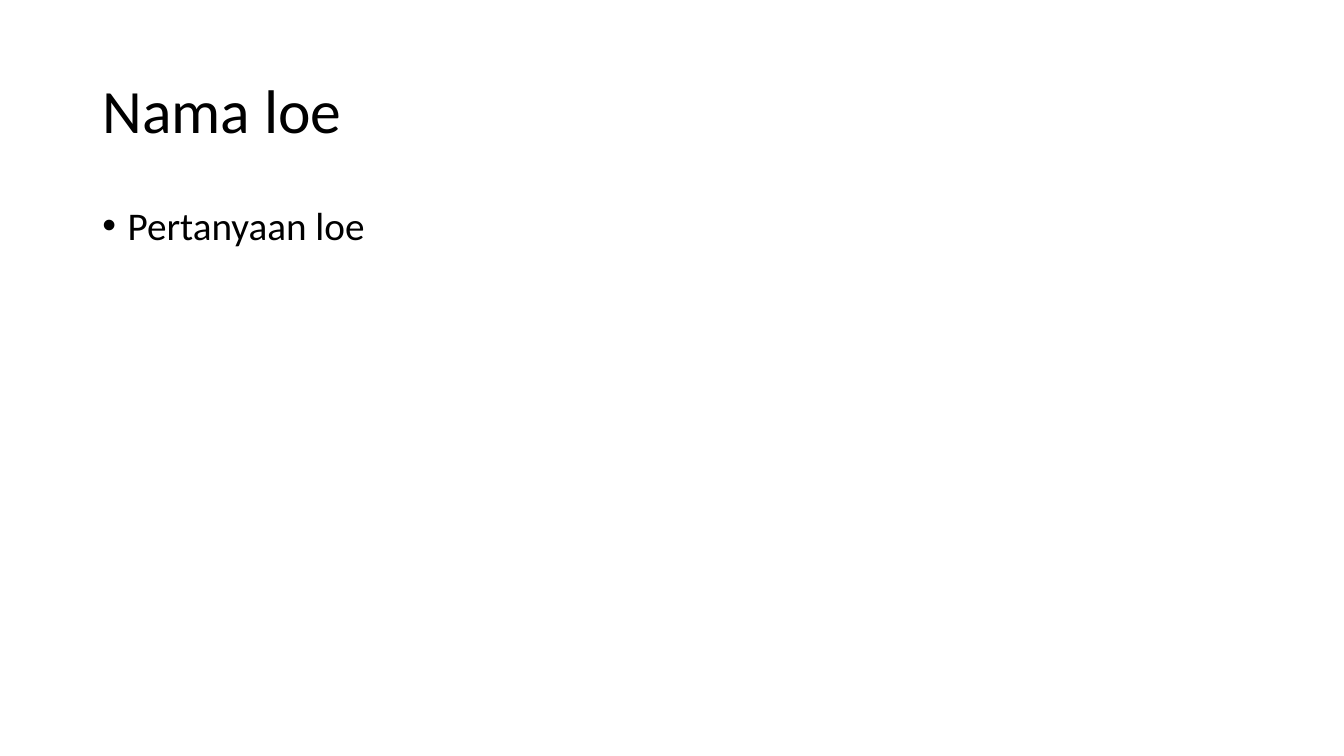
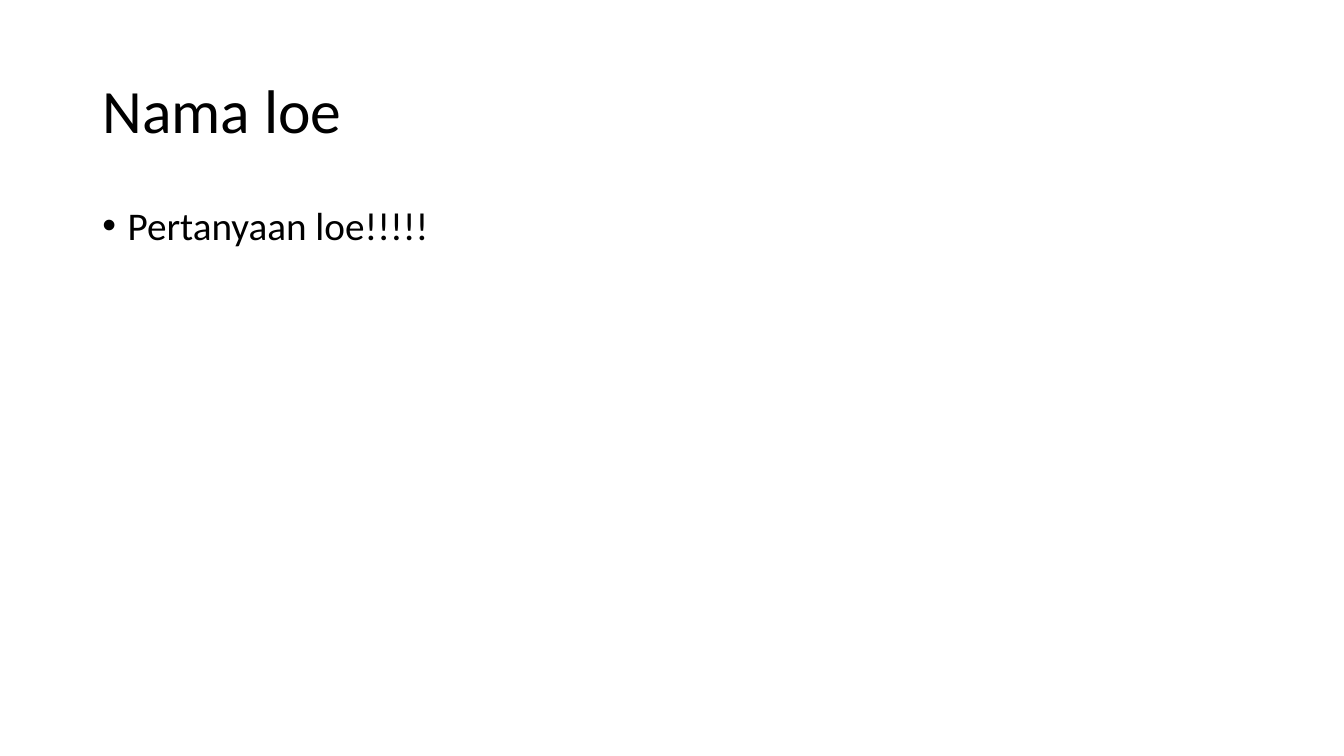
Before and after one commit to alfredhandoko/Tugas1PopinGameskoAG, a slide deck: slide 2 of Tugas.pptx. Drawn at 1344x756 pixels with LibreOffice and Linux fonts; fonts in the diff are those of the drawing. Boxes give left, top, right and bottom in pixels: in the first picture for what was removed or moved away, otherwise in the second. Text is boxed around its words. In the diff, an @@ line names an element or a change of style, - is before the commit and + after.

Commit message:
tes2
cman tes doang dari gw

```diff
--- a/Tugas.pptx
+++ b/Tugas.pptx
@@ text at <box>128,212,428,247</box>: text changed @@
-• Pertanyaan loe
+• Pertanyaan loe!!!!!
```
